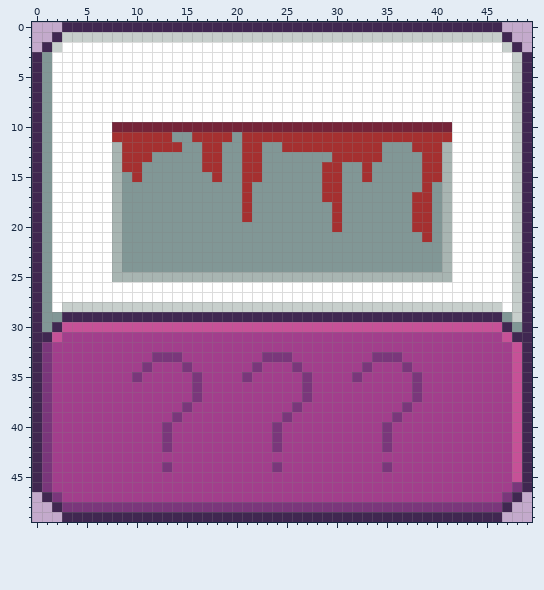
Pixel-art file: midnight1/Assets/murderedmysteryicon.aseprite. This is how it looked before the edit.
50x50 pixels, 1 frame.
The same view after the edit:
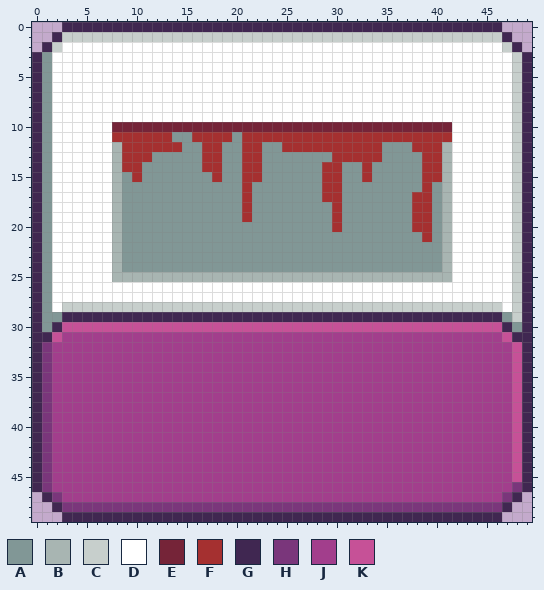
Palette (. is transparent): A #819796  B #a8b5b2  C #c7cfcc  D #ffffff  E #752438  F #a53030  G #402751  H #7a367b  J #a23e8c  K #c65197
Edits made:
The author changed colour H to colour J in row 33 at x 12 to 14, 23 to 25 and 34 to 36; in row 34 at x 11, 15, 22, 26, 33 and 37; in row 35 at x 10, 16, 21, 27, 32 and 38; in rows 36 to 37 at x 16, 27 and 38; in row 38 at x 15, 26 and 37; in row 39 at x 14, 25 and 36.
The author changed colour H to colour J in rows 40 to 42 at x 13, 24 and 35; in row 44 at x 13, 24 and 35.
Pixel boxes of the changes (left, top, right, bottom) in both pictures:
changed: (132, 352, 202, 472)
changed: (242, 352, 422, 472)
